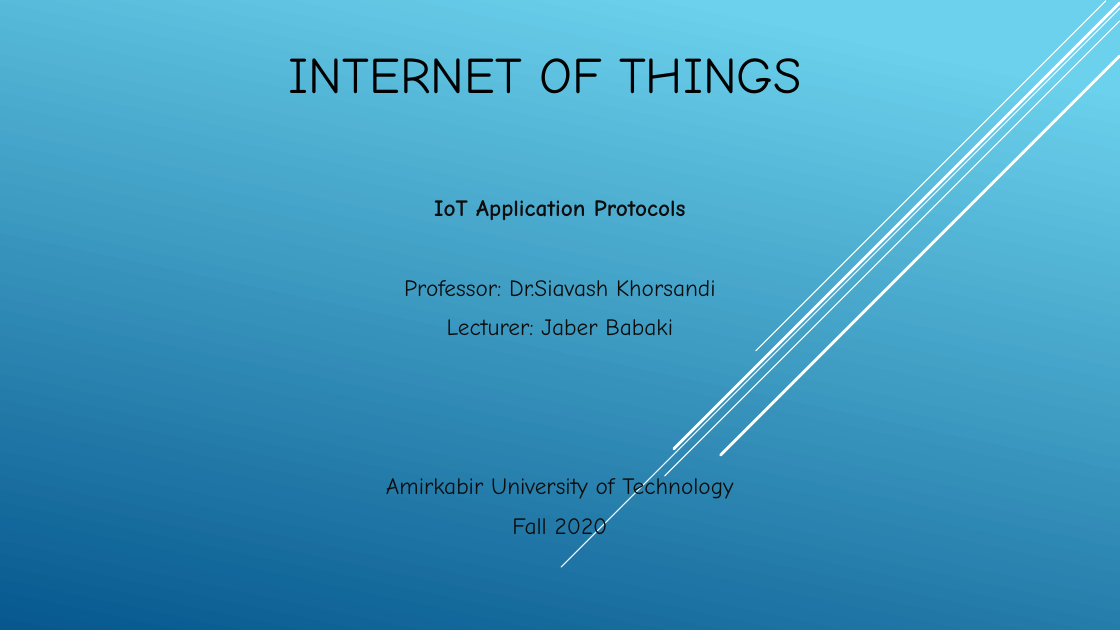
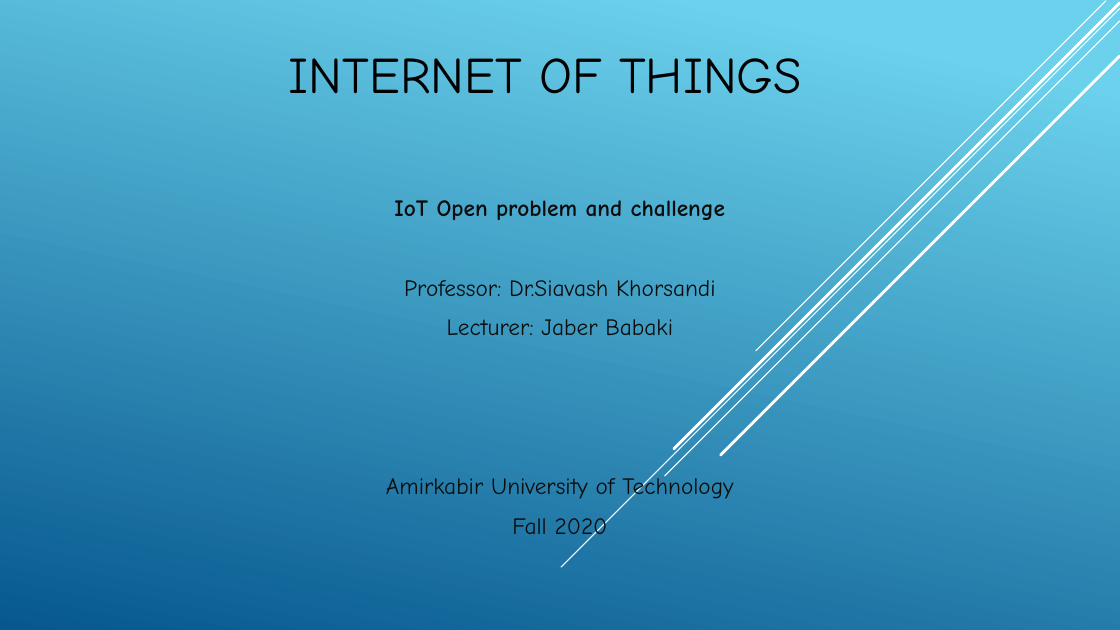
Before and after one commit to JaberBabaki/Advance-Computer-Network-Fall-2020, a slide deck: slide 1 of present/Lecture-4_IoT Open problem and challenge.pptx. Drawn at 1120x630 pixels with LibreOffice and Linux fonts; fonts in the diff are those of the drawing. Boxes give left, top, right and bottom in pixels: in the first picture for what was removed or moved away, otherwise in the second. Text is boxed around its words. In the diff, an @@ line names an element or a change of style, - is before the commit and + after.

```diff
--- a/present/Lecture-4_IoT Open problem and challenge.pptx
+++ b/present/Lecture-4_IoT Open problem and challenge.pptx
@@ subtitle at [394, 200, 726, 220]: text changed @@
-IoT Application Protocols
+IoT Open problem and challenge
```
Also in this commit, not shown: 50 slides removed, 4 other files.
